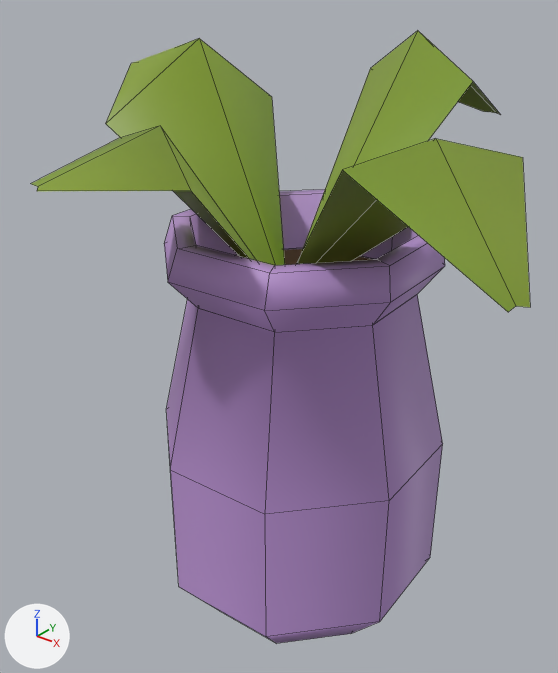
The FBX model Assets/Models/Vase.fbx, before and after one commit.
Both versions are drawn from a 50 mm lens placed at (2.06, -2.7, 1.48), pointed at (-0.08, -0.03, -0.17). Arrows for +X, +Y and +Z are at lower left; the lights stay in place. Mesh edges are drawn as thin lines.

Names of what the first picture shows: 'vase'.
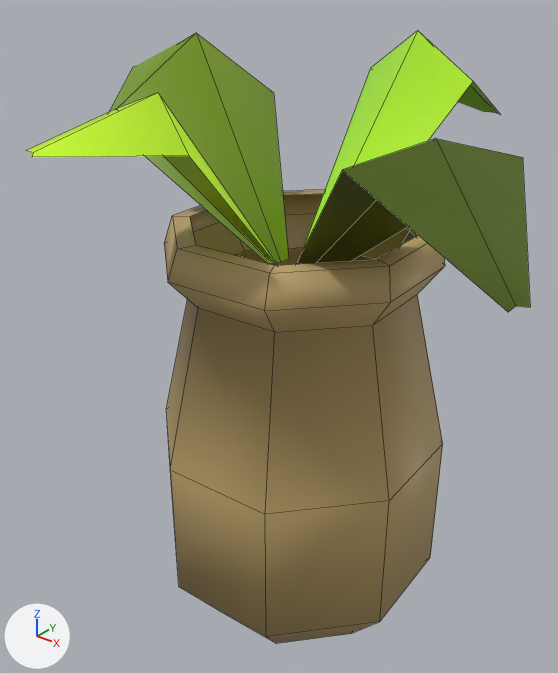
The newer file is also rescaled (x0.986), turned or shifted as a whole; pictures and numbers use the older file's frame.

Boxes (x1, y1, x2, y2) around the edits, measured in the pictures (558 x 673 px):
'vase', reshaped: before (31, 31, 530, 643); after (26, 31, 530, 643)
part 1 of me_cylinder, cut back: before (31, 38, 418, 265); after (26, 33, 376, 265)
part 2 of me_cylinder, recoloured (purple to brown): (164, 31, 530, 643) in both

The change in detail:
Picture 'pallete Test.png' (img_pallete_test_png) is new.
Material 'PalleteTest' (mat_palletetest) is new.
Its texture is img_pallete_test_png (with its transparency).
me_cylinder is used by ob_vase; location (0.0, 0.0, 0.0).
me_cylinder had 100 vertices, 75 faces and spanned x -1.32..1.27, y -1.12..1.05, z -1.69..1.2.
me_cylinder now has 92 vertices, 67 faces and spans x -1.31..1.27, y -1.12..1.05, z -1.69..1.2.
Part 1, on me_cylinder:
8 vertices are removed from x -0.5..0.52, y -0.47..0.55, z 0.1.
10 faces are deleted.
6 vertices in x -0.4..0.15, y -1.12..-0.1, z 0.12..0.76 move by (0.0, 0.0, 0.12).
3 vertices in x -0.56..-0.04, y -0.62..-0.11, z 0.12..0.91 move by (0.0, 0.0, 0.13).
9 vertices move from x -1.32..-0.12, y -0.29..0.6, z 0.15..1.15 to x -1.31..-0.07, y -0.3..0.58, z 0.21..1.18.
2 new faces join them.
me_cylinder part 2: 66 faces spanning x -1.31..1.27, y -1.12..1.05, z -1.69..1.2 switch from mat_material (picture img_imphenziapalette01_png) to mat_palletetest (picture img_pallete_test_png).
